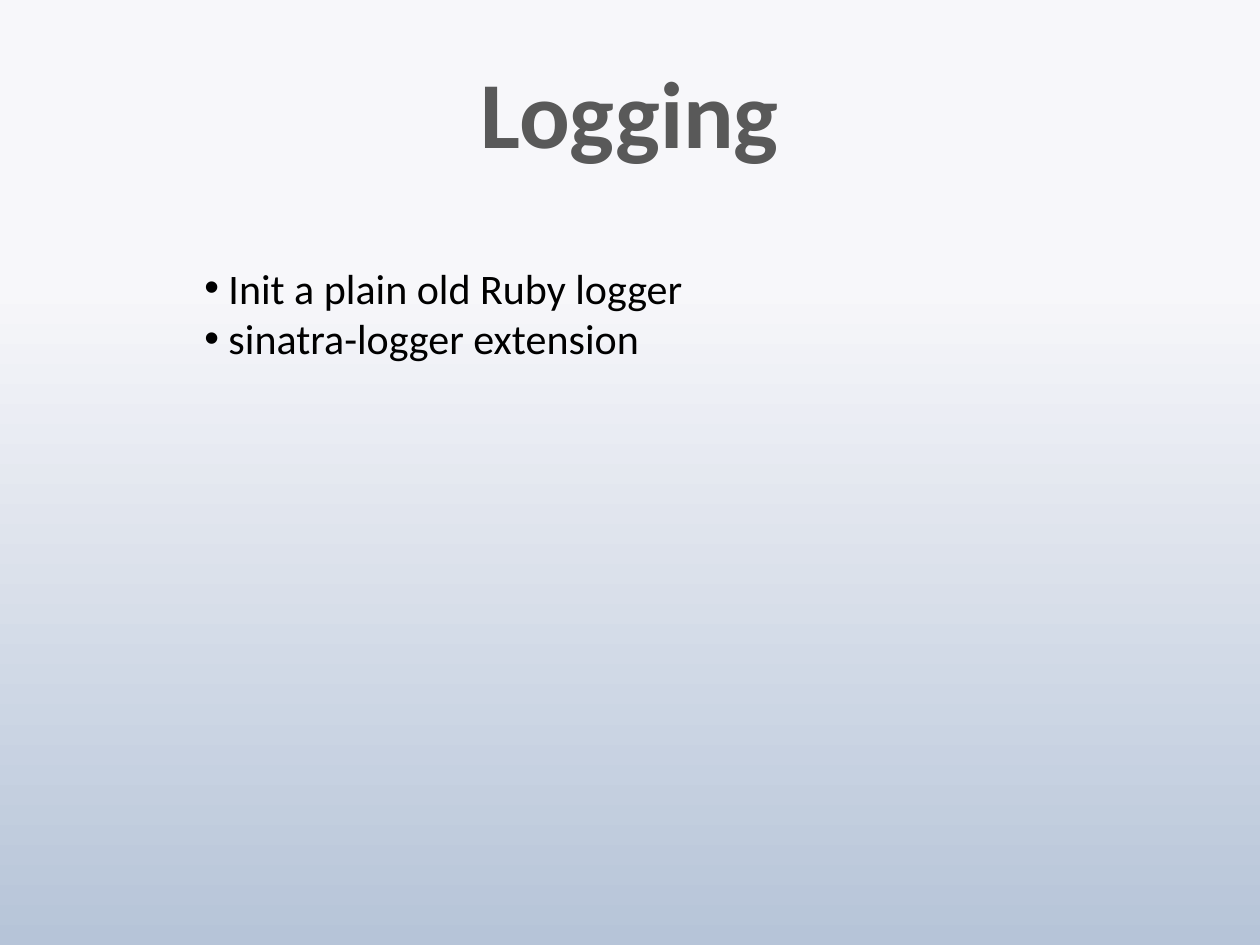
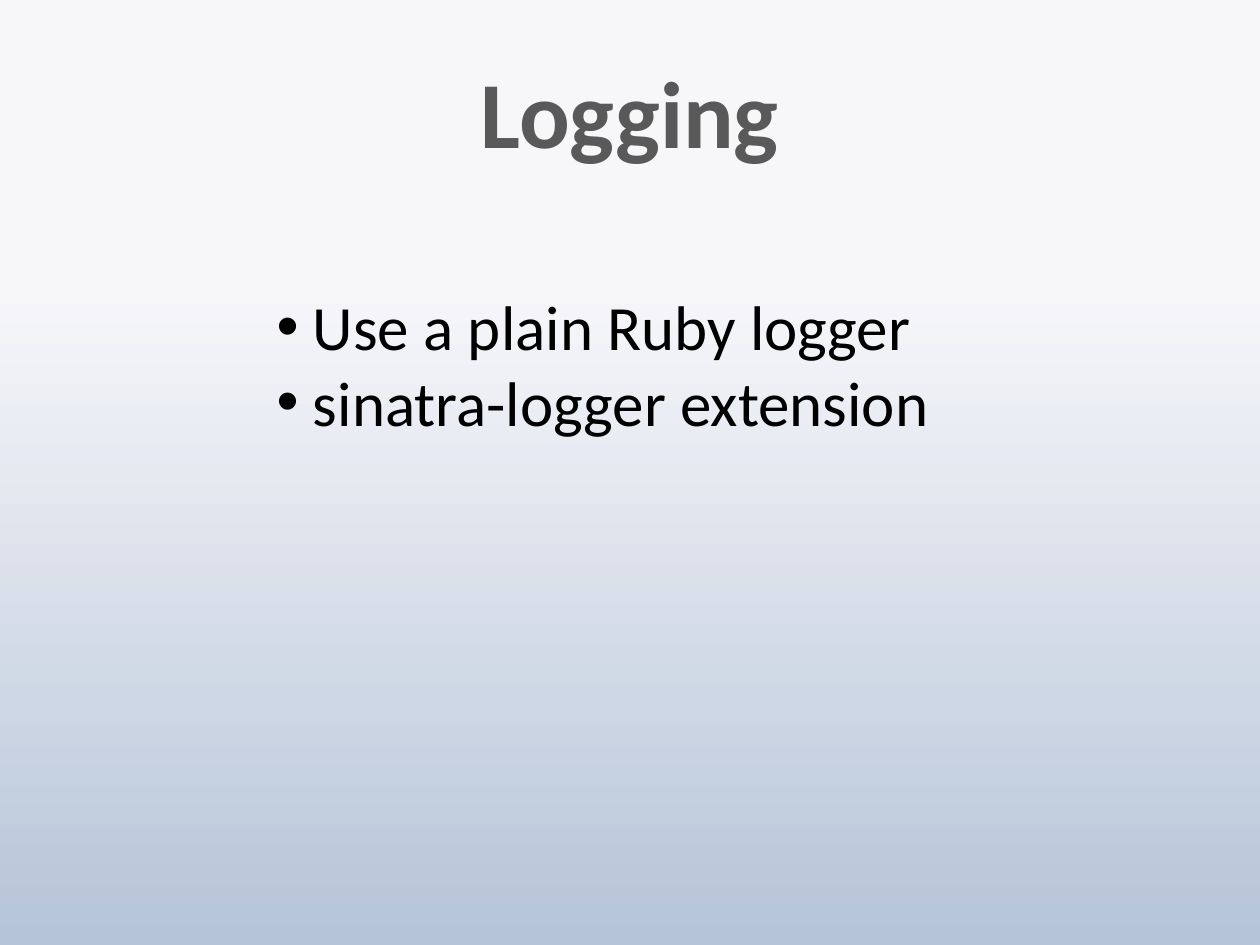
Before and after one commit to techwhizbang/sinatra_slideshow, a slide deck: slide 17 of sinatra.pptx (slide 15 before the commit). Drawn at 1260x945 pixels with LibreOffice and Linux fonts; fonts in the diff are those of the drawing. Boxes give left, top, right and bottom in pixels: in the first picture for what was removed or moved away, otherwise in the second. Text is boxed around its words. In the diff, an @@ line names an element or a change of style, - is before the commit and + after.

```diff
--- a/sinatra.pptx
+++ b/sinatra.pptx
@@ text "Use a plain Ruby logger": place and size @@
-text "Use a plain Ruby logger" at (228, 274, 682, 362)
+text "Use a plain Ruby logger" at (313, 306, 928, 437)
@@ text at (313, 306, 910, 361): text changed; size 24 to 36 pt @@
-• Init a plain old Ruby logger
+• Use a plain Ruby logger
@@ text at (313, 382, 928, 437): size 24 to 36 pt in "sinatra-logger extension" @@
```
Also in this commit, not shown: 8 other slides changed, 2 slides added.
